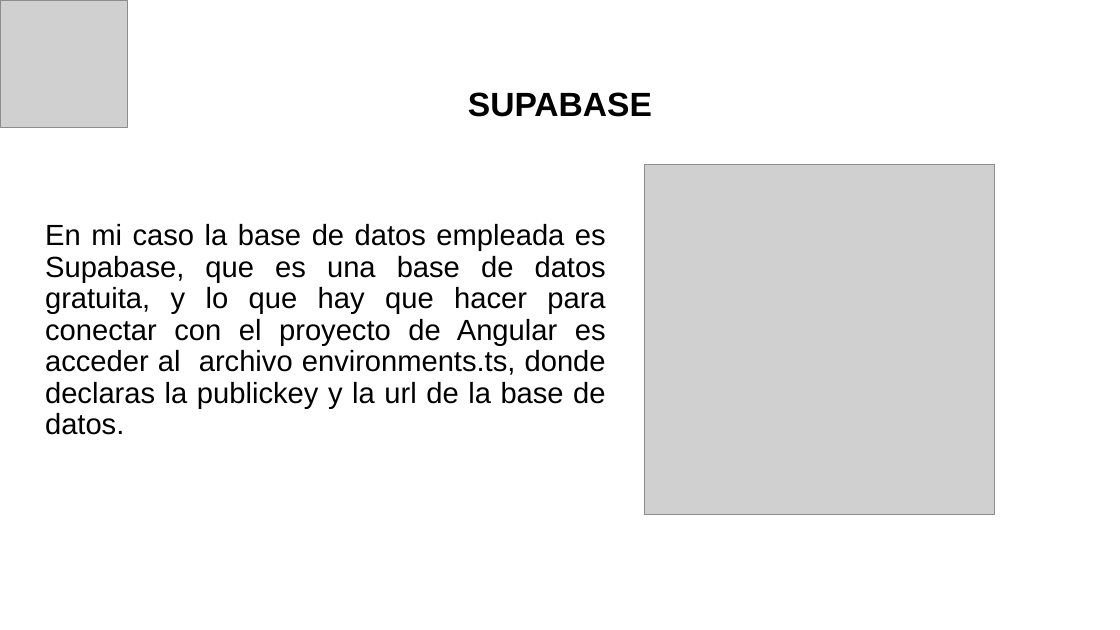
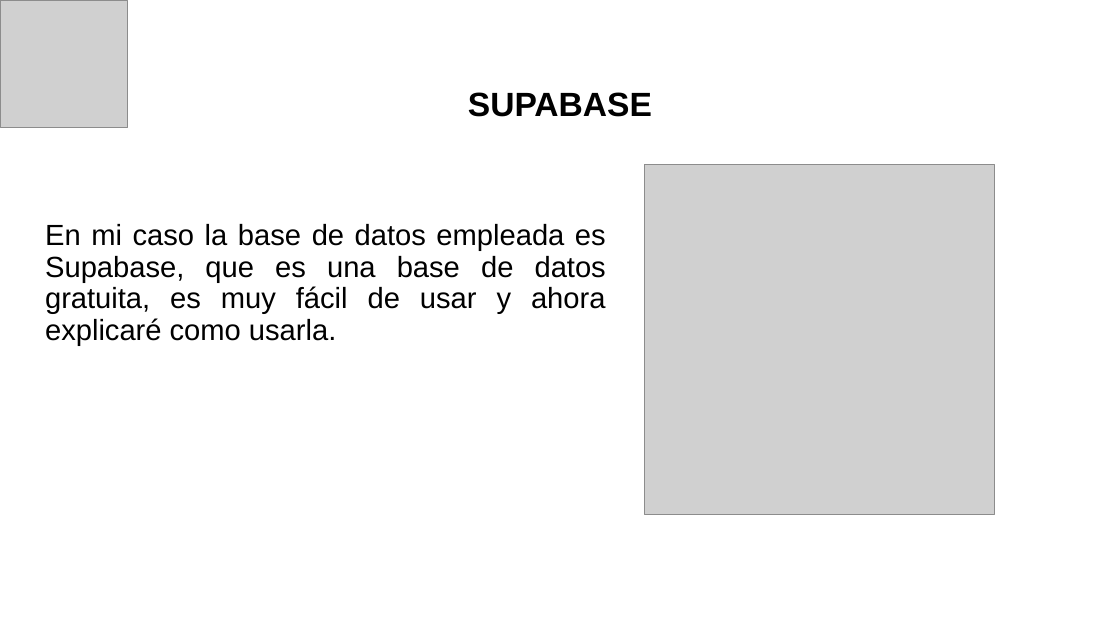
Before and after one commit to Aitor-tercero/TFG, a slide deck: slide 3 of Aitor_Tercero_DAM.pptx. Drawn at 1120x630 pixels with LibreOffice and Linux fonts; fonts in the diff are those of the drawing; grey boxes stand for pictures; background and template pictures are left out. Boxes give left, top, right and bottom in pixels: in the first picture for what was removed or moved away, otherwise in the second. Text is boxed around its words. In the diff, an @@ line names an element or a change of style, - is before the commit and + after.

Commit message:
updated

```diff
--- a/Aitor_Tercero_DAM.pptx
+++ b/Aitor_Tercero_DAM.pptx
@@ text at [45,224,606,346]: text changed @@
-En mi caso la base de datos empleada es Supabase, que es una base de datos gratuita, y lo que hay que hacer para conectar con el proyecto de Angular es acceder al archivo environments.ts, donde declaras la publickey y la url de la base de datos.
+En mi caso la base de datos empleada es Supabase, que es una base de datos gratuita, es muy fácil de usar y ahora explicaré como usarla.
```
